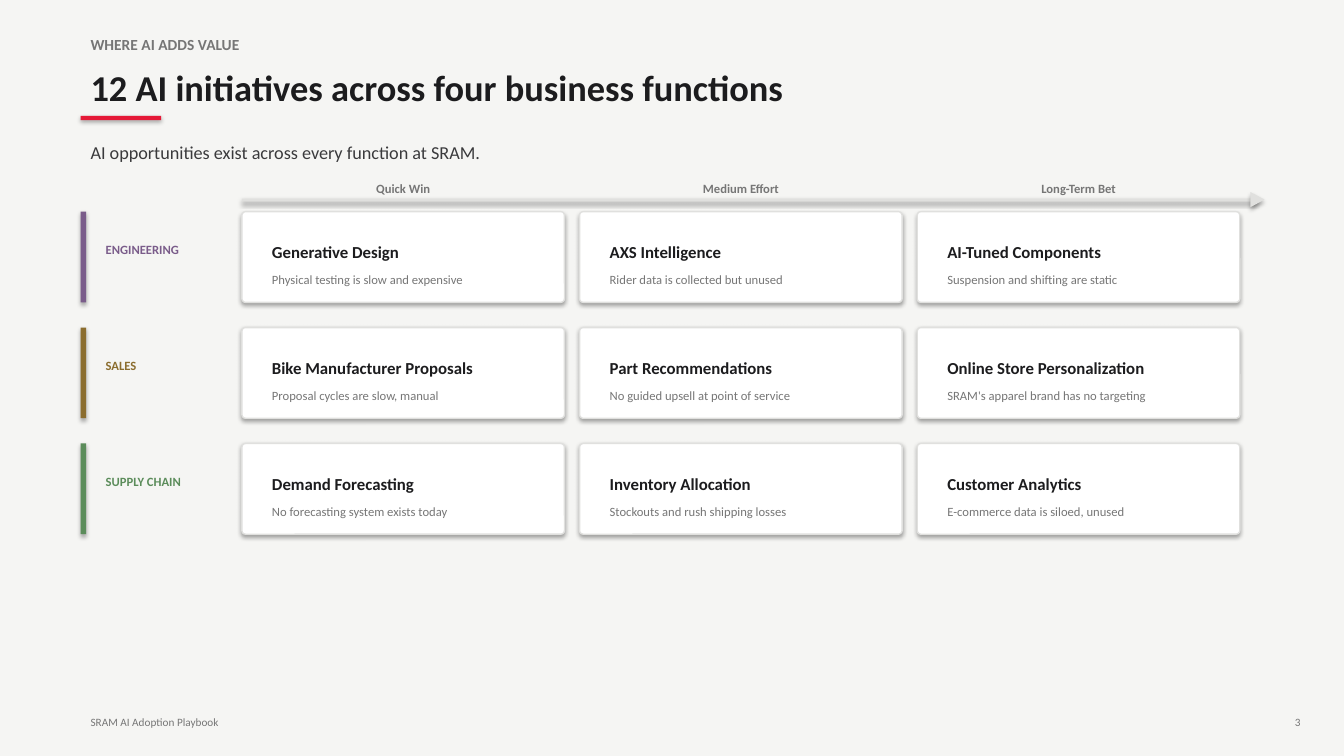
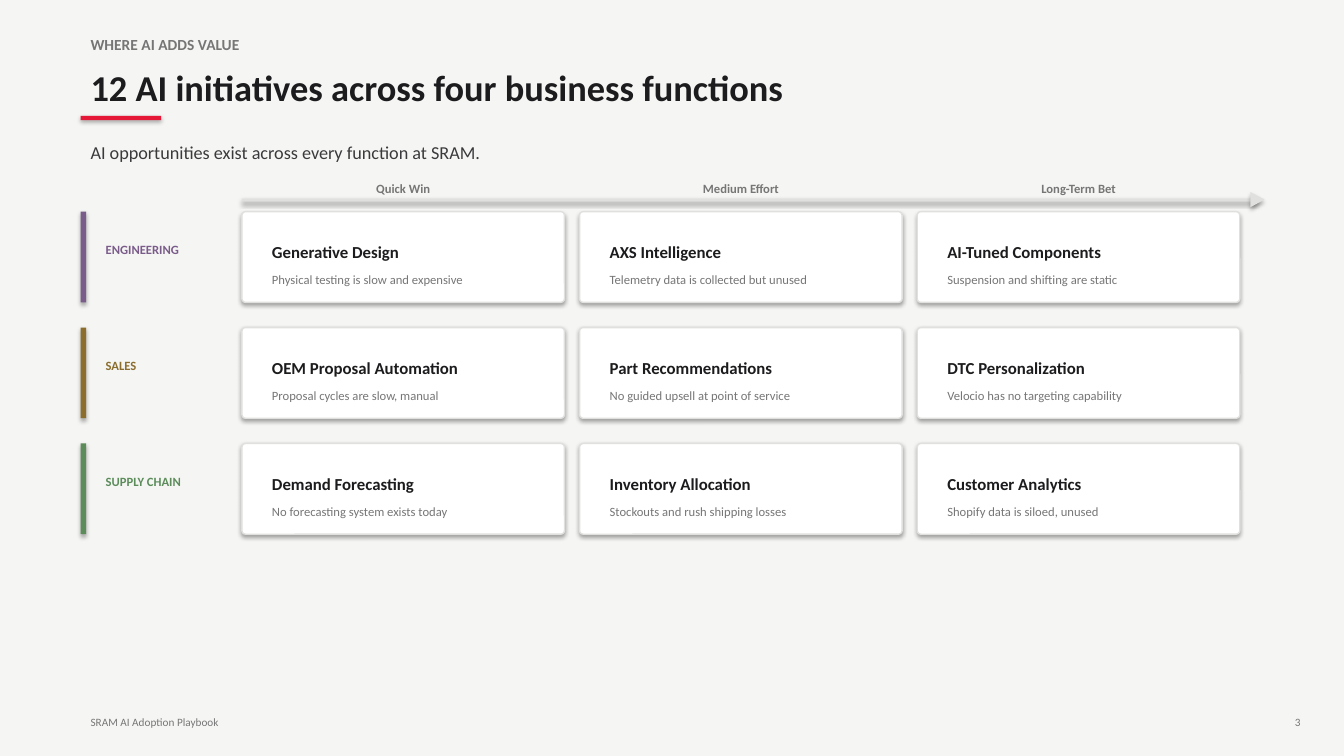
Before and after one commit to ewkreienberg/sram-ai-playbook, a slide deck: slide 6 of deliverables/SRAM_AI_Adoption_Playbook.pptx. Drawn at 1344x756 pixels with LibreOffice and Linux fonts; fonts in the diff are those of the drawing. Boxes give left, top, right and bottom in pixels: in the first picture for what was removed or moved away, otherwise in the second. Text is boxed around its words. In the diff, an @@ line names an element or a change of style, - is before the commit and + after.

Commit message:
Restore specificity, keep only targeted accessibility fixes
Reverted most jargon simplifications. Kept: Shimano tagged as
largest competitor, clipless changed to clip-in, cockpit description
clarified, AXS ecosystem bar explains wireless data sharing.
Restored OEM, DTC, CRM, SLA, CSAT, Zendesk, Kendra, Bedrock,
Shopify, SageMaker, and other specific terms.

```diff
--- a/deliverables/SRAM_AI_Adoption_Playbook.pptx
+++ b/deliverables/SRAM_AI_Adoption_Playbook.pptx
@@ text at box(610, 275, 807, 286): text changed @@
-Rider data is collected but unused
+Telemetry data is collected but unused
@@ text at box(272, 362, 458, 377): text changed @@
-Bike Manufacturer Proposals
+OEM Proposal Automation
@@ text at box(947, 362, 1085, 374): text changed @@
-Online Store Personalization
+DTC Personalization
@@ text at box(947, 391, 1122, 402): text changed @@
-SRAM's apparel brand has no targeting
+Velocio has no targeting capability
@@ text at box(947, 507, 1099, 518): text changed @@
-E-commerce data is siloed, unused
+Shopify data is siloed, unused
```
Also in this commit, not shown: 22 other slides changed, 1 other file.
